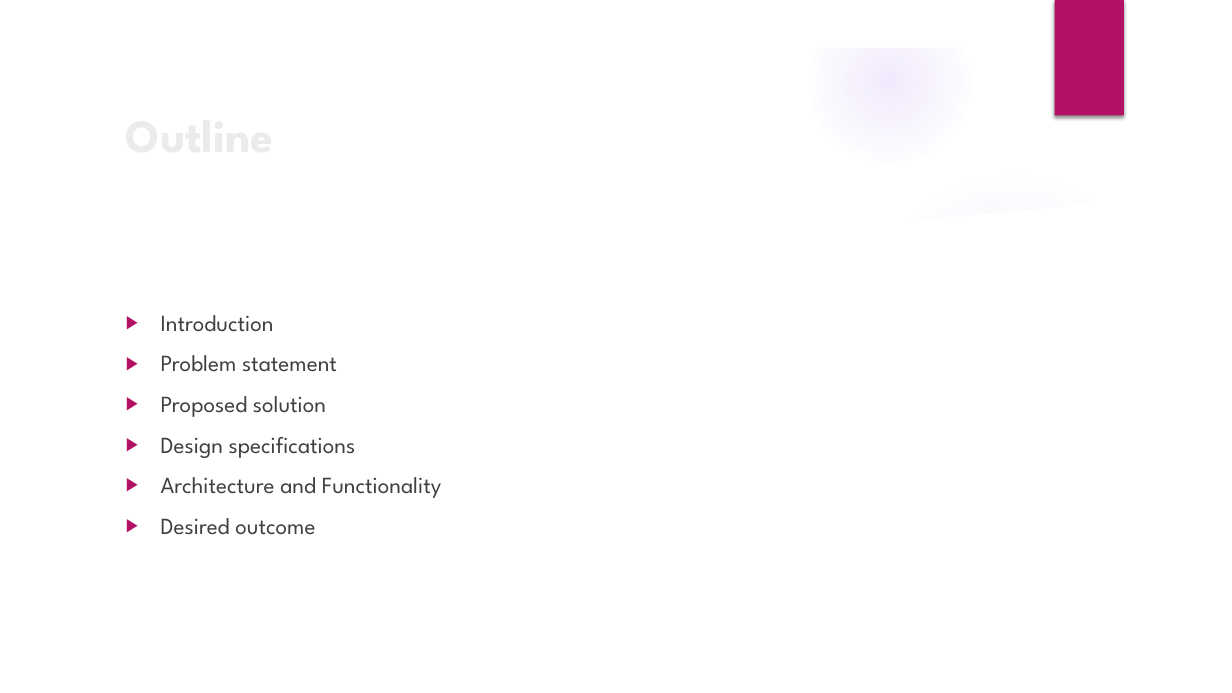
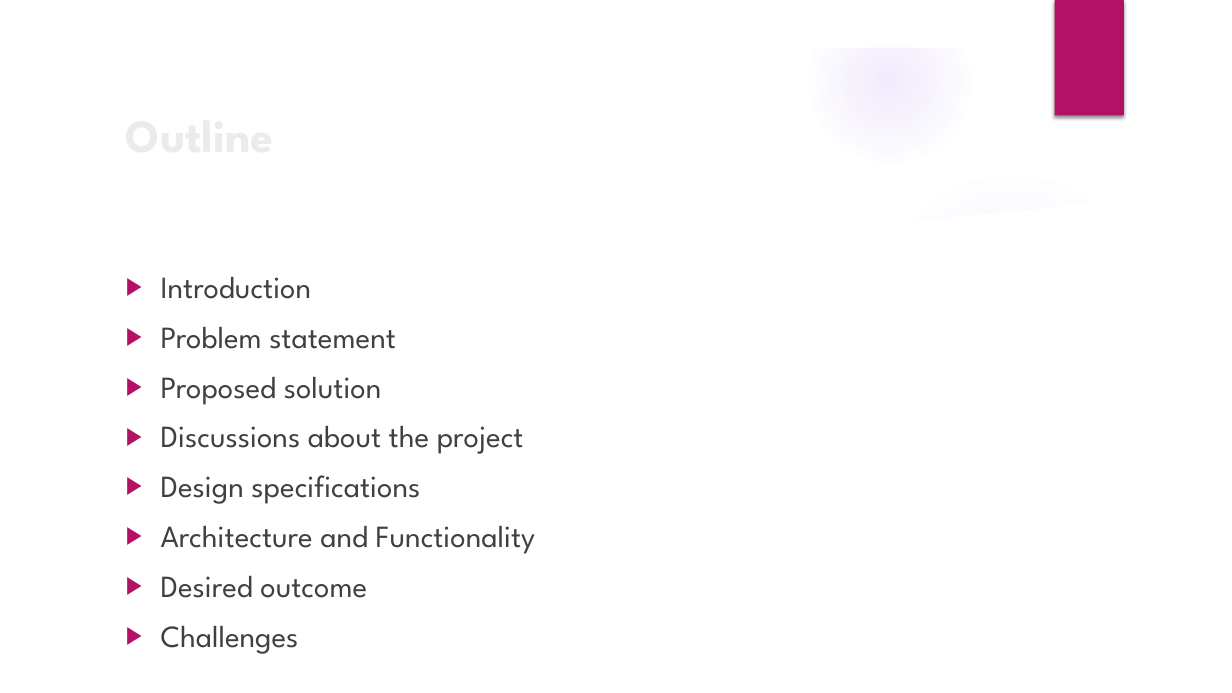
Before and after one commit to ks-manu/Mannschaft_KNUST, a slide deck: slide 3 of Documents/MannschaftPresentation.pptx. Drawn at 1232x693 pixels with LibreOffice and Linux fonts; fonts in the diff are those of the drawing; background and template pictures are left out. Boxes give left, top, right and bottom in pixels: in the first picture for what was removed or moved away, otherwise in the second. Text is boxed around its words. In the diff, an @@ line names an element or a change of style, - is before the commit and + after.

```diff
--- a/Documents/MannschaftPresentation.pptx
+++ b/Documents/MannschaftPresentation.pptx
@@ text at bbox=[161, 277, 535, 598]: size 18 to 24 pt in "Introduction", "Problem statement", "Proposed solution", "Design specifications" and 2 more places @@
@@ text at bbox=[161, 426, 524, 454]: paragraph added @@
+▶ Discussions about the project
@@ text at bbox=[161, 626, 299, 654]: paragraph added @@
+▶ Challenges
```
Also in this commit, not shown: 7 other slides changed, 10 slides added, 3 other files.
